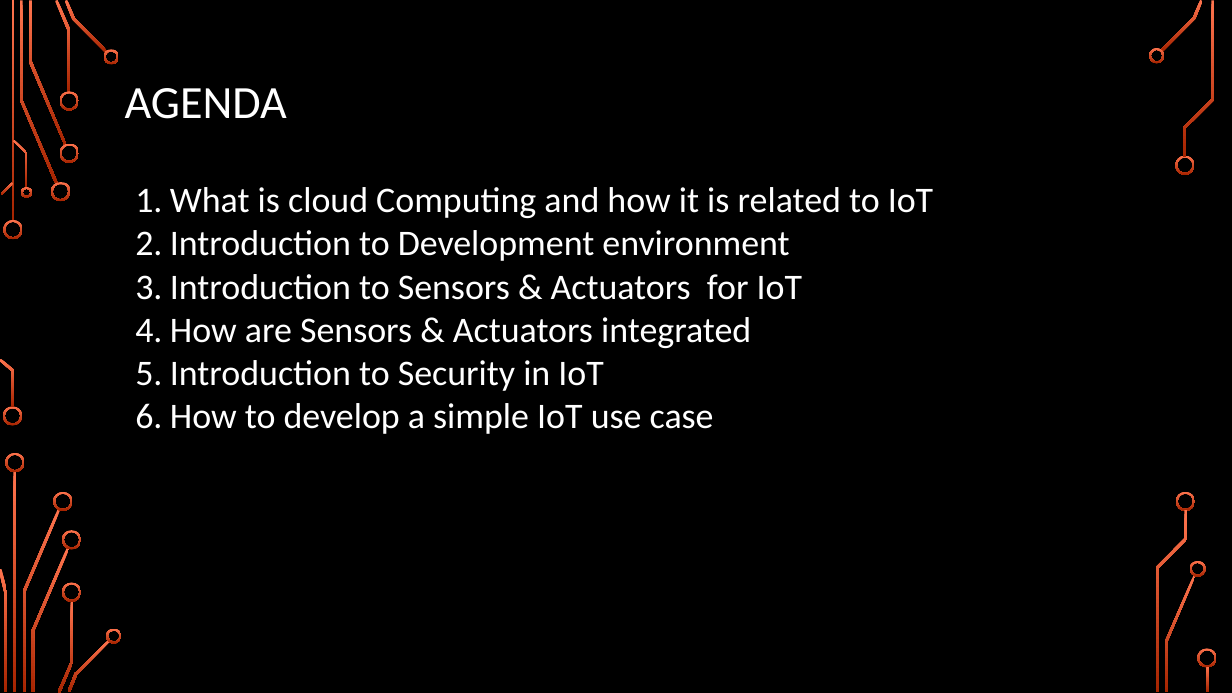
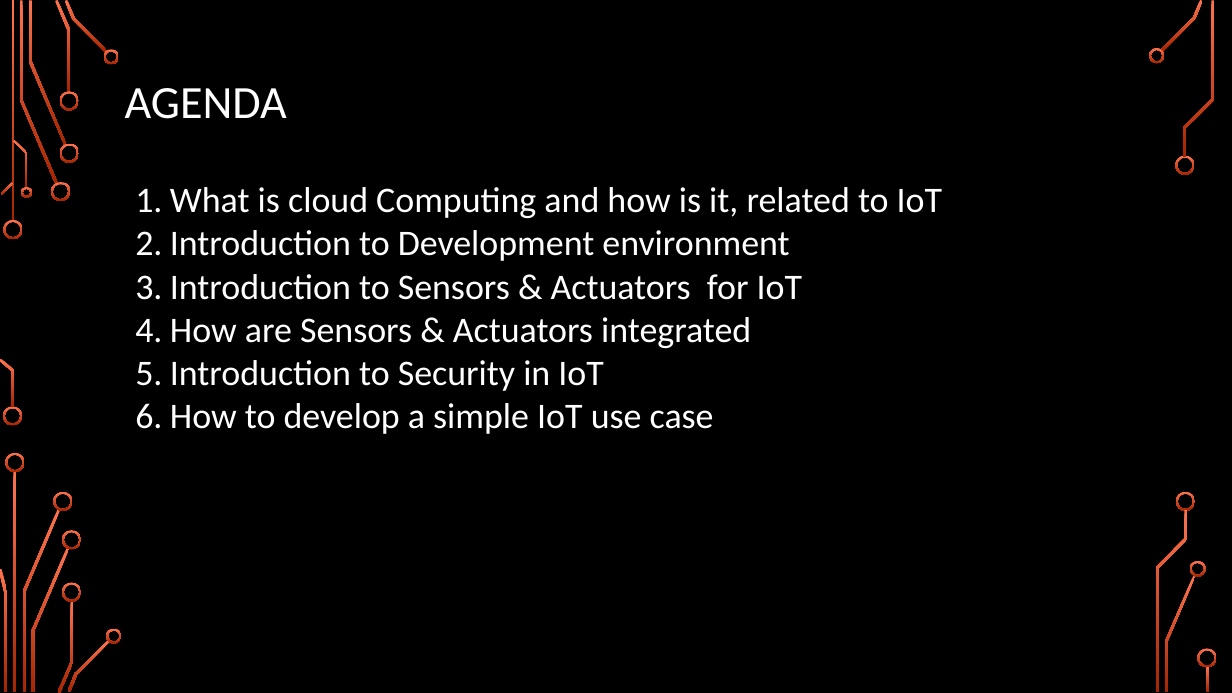
Before and after one commit to girishsukukumar/IoTWorkshop, a slide deck: slide 2 of Module-2.pptx. Drawn at 1232x693 pixels with LibreOffice and Linux fonts; fonts in the diff are those of the drawing; background and template pictures are left out. Boxes give left, top, right and bottom in pixels: in the first picture for what was removed or moved away, otherwise in the second. Text is boxed around its words. In the diff, an @@ line names an element or a change of style, - is before the commit and + after.

```diff
--- a/Module-2.pptx
+++ b/Module-2.pptx
@@ text at <box>170,187,942,218</box>: text changed @@
-1. What is cloud Computing and how it is related to IoT
+1. What is cloud Computing and how is it, related to IoT
```
Also in this commit, not shown: 5 other slides changed, 17 slides added.
